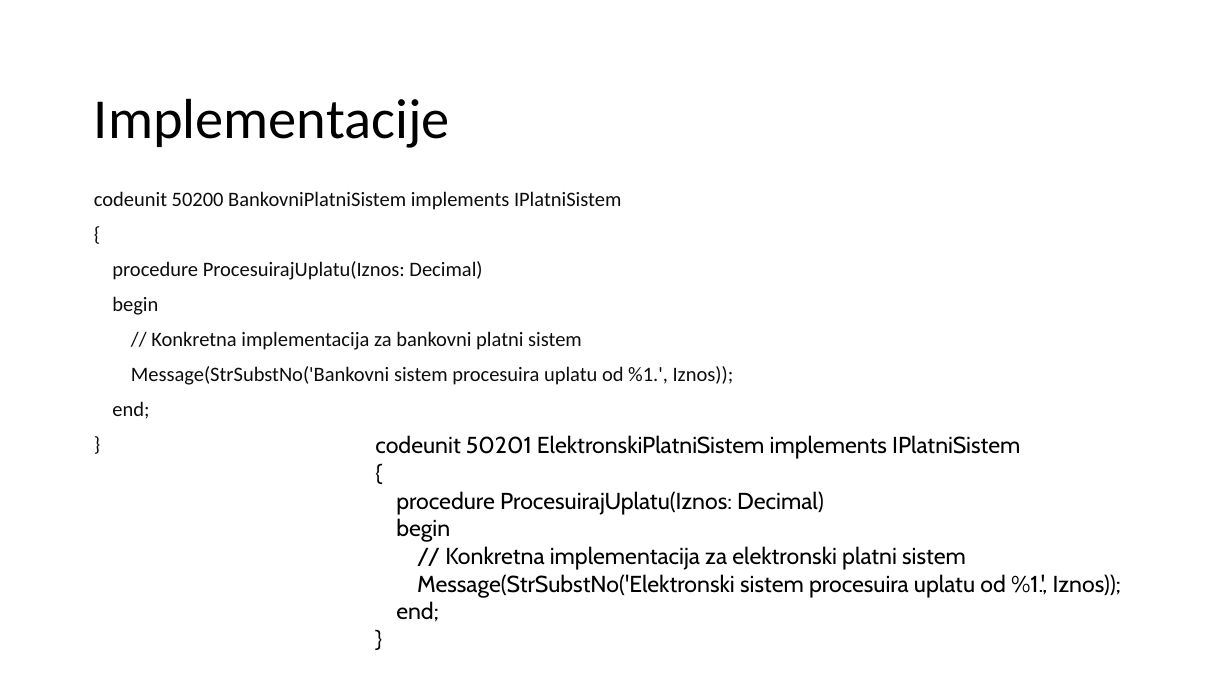
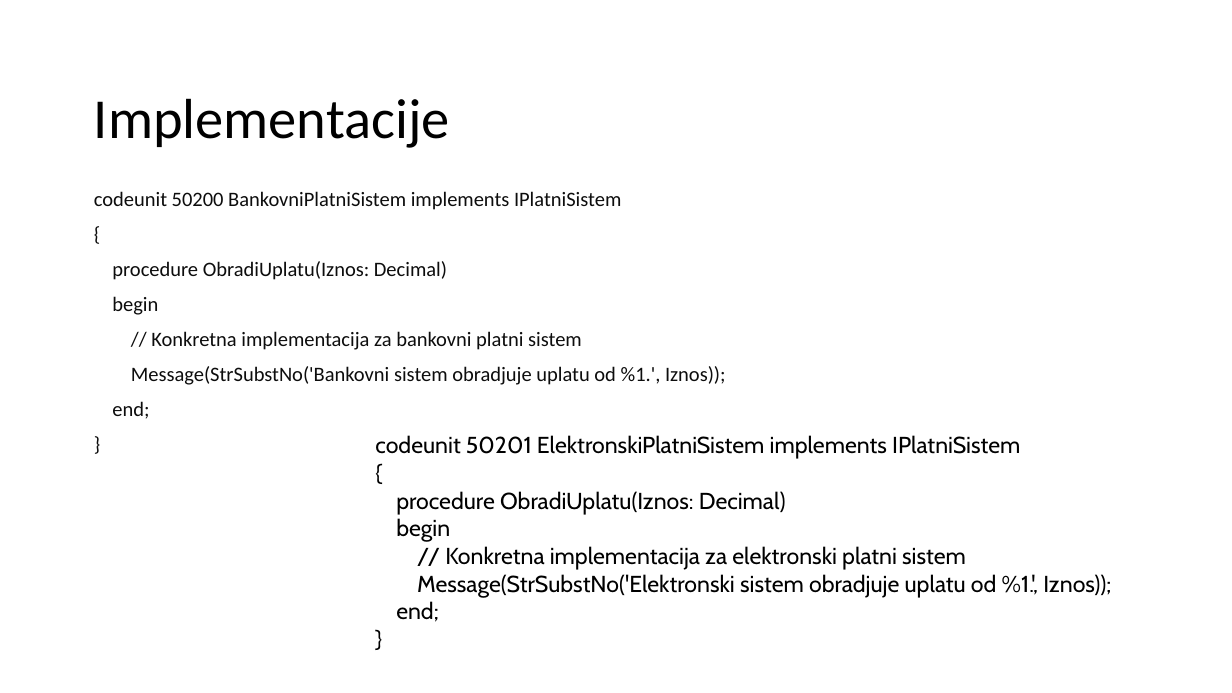
Before and after one commit to SarkeSrb/Interfejs, a slide deck: slide 5 of BizSource - interfejsi u Microsft AL Programskom jeziku.pptx. Drawn at 1232x693 pixels with LibreOffice and Linux fonts; fonts in the diff are those of the drawing; background and template pictures are left out. Boxes give left, top, right and bottom in pixels: in the first picture for what was removed or moved away, otherwise in the second. Text is boxed around its words. In the diff, an @@ line names an element or a change of style, - is before the commit and + after.

```diff
--- a/BizSource - interfejsi u Microsft AL Programskom jeziku.pptx
+++ b/BizSource - interfejsi u Microsft AL Programskom jeziku.pptx
@@ text at (112,261,447,280): text changed @@
-procedure ProcesuirajUplatu(Iznos: Decimal)
+procedure ObradiUplatu(Iznos: Decimal)
@@ text at (131,366,726,385): text changed @@
-Message(StrSubstNo('Bankovni sistem procesuira uplatu od %1.', Iznos));
+Message(StrSubstNo('Bankovni sistem obradjuje uplatu od %1.', Iznos));
@@ text at (396,491,786,515): text changed @@
-procedure ProcesuirajUplatu(Iznos: Decimal)
+procedure ObradiUplatu(Iznos: Decimal)
@@ text at (417,574,1111,598): text changed @@
-Message(StrSubstNo('Elektronski sistem procesuira uplatu od %1.', Iznos));
+Message(StrSubstNo('Elektronski sistem obradjuje uplatu od %1.', Iznos));
```
Also in this commit, not shown: 4 other slides changed.
